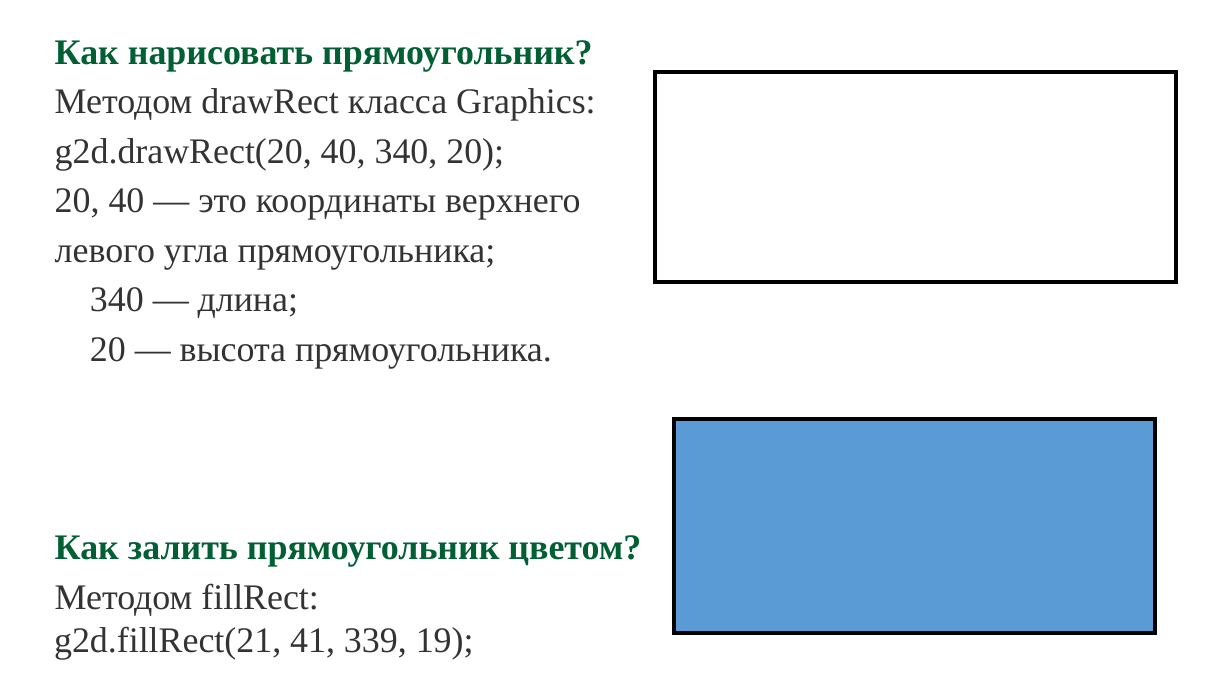
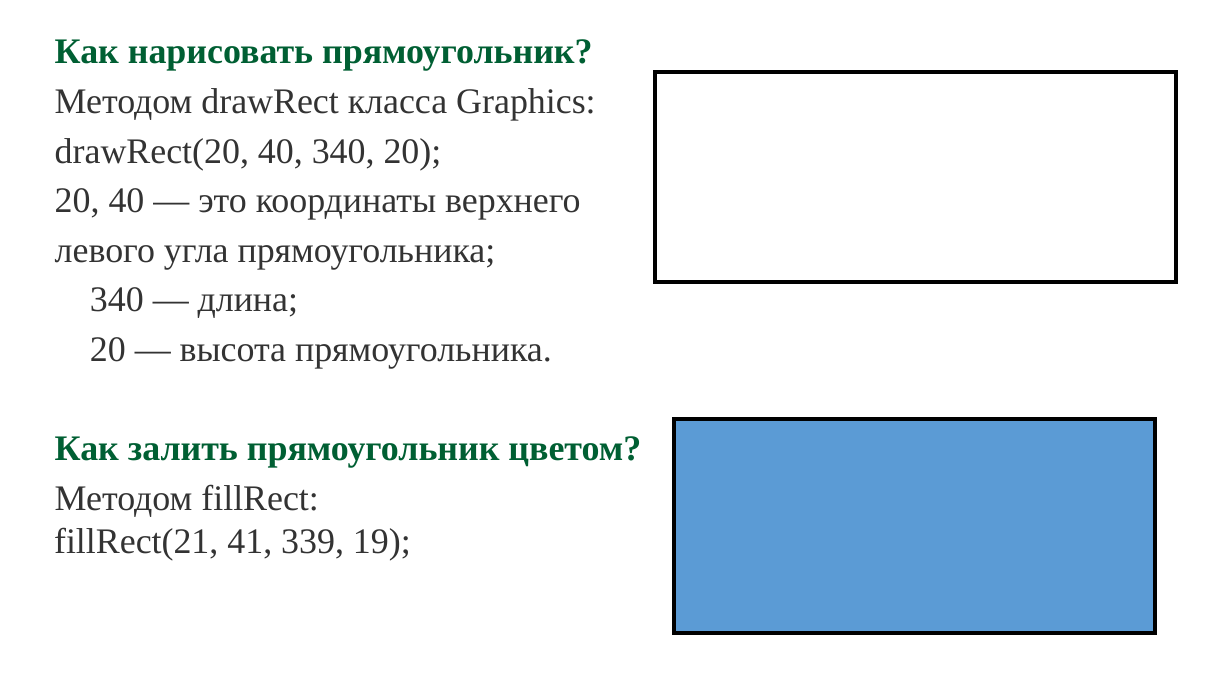
Before and after one commit to svetlanadegteva/presentation, a slide deck: slide 6 of модуль 1/Графика.pptx (slide 5 before the commit). Drawn at 1232x693 pixels with LibreOffice and Linux fonts; fonts in the diff are those of the drawing. Boxes give left, top, right and bottom in pixels: in the first picture for what was removed or moved away, otherwise in the second. Text is boxed around its words. In the diff, an @@ line names an element or a change of style, - is before the commit and + after.

```diff
--- a/модуль 1/Графика.pptx
+++ b/модуль 1/Графика.pptx
@@ text at [55, 138, 442, 170]: text changed @@
-g2d.drawRect(20, 40, 340, 20);
+drawRect(20, 40, 340, 20);
@@ text at [54, 527, 411, 560]: text changed @@
-g2d.fillRect(21, 41, 339, 19);
+fillRect(21, 41, 339, 19);
```
Also in this commit, not shown: 3 other slides changed, 1 slide added.
